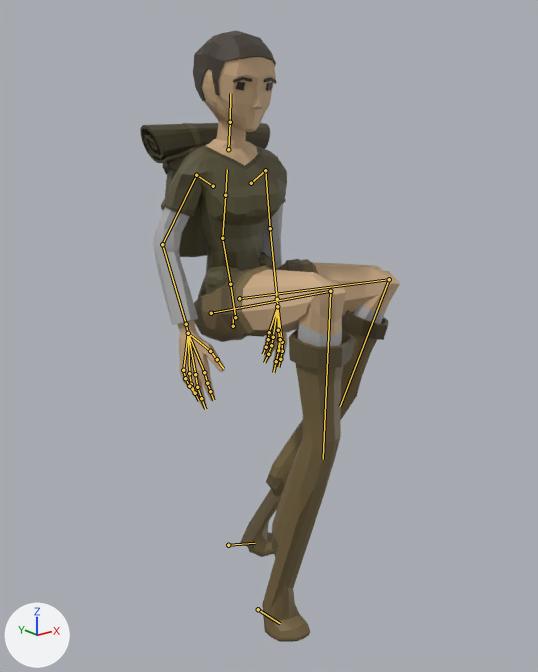
A saved change to the glTF model apps/web/public/avatars/office/Jacket_W.glb.
Camera for both pictures: a 50 mm camera at (-1.302, -1.875, 1.6) aimed at (0.064, -0.167, 0.917). The lights are fixed; the arrows at lower left show +X, +Y and +Z. The older version comes first. Both versions are drawn at frame 0 of the action 'Sit'; the numbers are the values there. The bones that change, and the others that lie on the model, are drawn over the model as lines.

In view in the first picture: 'Adventurer_Body', 'Adventurer_Feet', 'Adventurer_Head', 'Adventurer_Legs'.
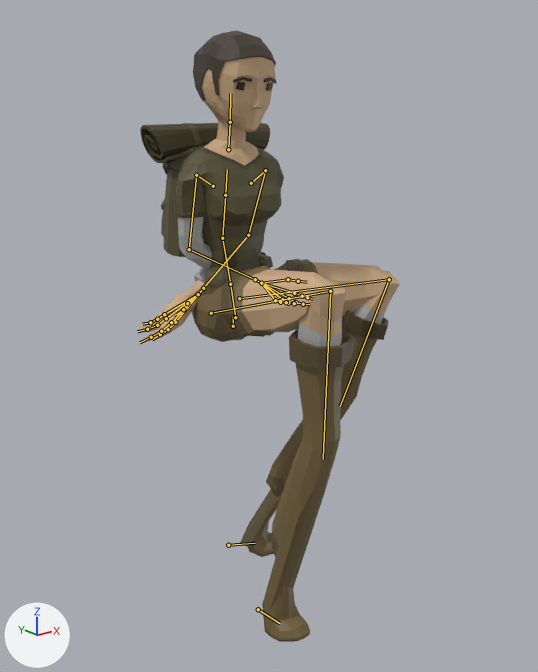
Where the change shows, as pixel boxes (x1, y1, x2, y2) in the pictures (538 x 672 px):
'Adventurer_Body', posed
    before: (140, 123, 287, 408)
    after: (138, 123, 284, 343)
bone 'UpperArm.L', root to tip
    before: (265, 170) to (270, 228)
    after: (265, 170) to (248, 235)
bone 'LowerArm.L', root to tip
    before: (270, 228) to (277, 299)
    after: (248, 235) to (203, 288)
bone 'UpperArm.R', root to tip
    before: (196, 175) to (162, 244)
    after: (196, 175) to (189, 249)
bone 'LowerArm.R', root to tip
    before: (162, 244) to (186, 324)
    after: (189, 249) to (255, 279)

What the commit changed:
Bone 'UpperArm.L' (bone_upperarm_l) turns from (-69, 14, 0) to (-91, 14, 0) degrees about its own x, y and z.
Bone 'LowerArm.L' (bone_lowerarm_l) turns from (-13, -5, -12) to (-53, -5, -12) degrees about its own x, y and z.
Bone 'UpperArm.R' (bone_upperarm_r) turns from (-65, -2, -12) to (-87, -2, -12) degrees about its own x, y and z.
Bone 'LowerArm.R' (bone_lowerarm_r) turns from (-31, -13, 35) to (-71, -13, 35) degrees about its own x, y and z.
